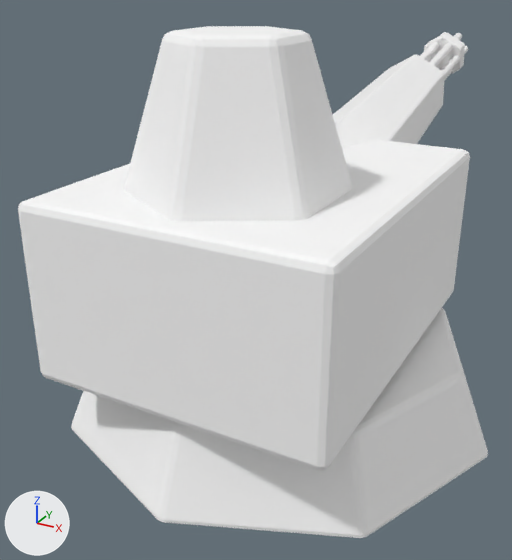
What one commit did to the glTF model models/mod_stealth_ciws.glb.
Before and after are seen from a 50 mm lens placed at (1.21, -2.42, 1.72), pointed at (-0.32, 0.36, 0.33). Arrows for +X, +Y and +Z are at lower left; the lights stay in place. The older version comes first. Where no turn or scale is listed for an object, it has been applied to the vertices.

Objects in the first picture: 'Mod_Stealth_CIWS_Faceted_Shroud', 'Mod_Stealth_CIWS_Pedestal', 'Mod_Stealth_CIWS_Rotary_Barrels', 'Mod_Stealth_CIWS_Stealth_Turret'.
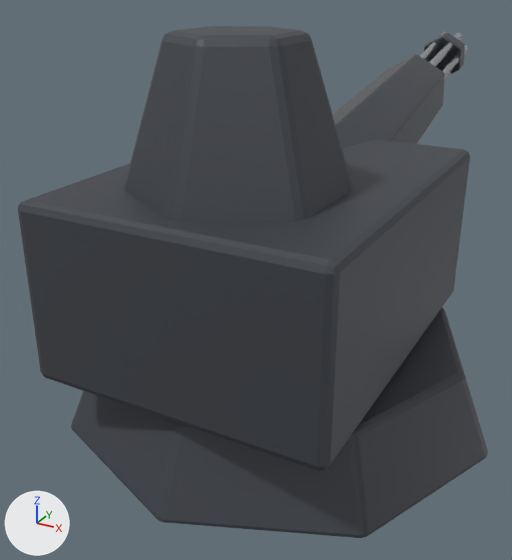
Boxes [x1, y1, x2, y2] around the edits, measured in the pictures (512 x 560 px):
'Mod_Stealth_CIWS_Stealth_Turret', recoloured (white to dark grey)
    both: [18, 26, 470, 471]
'Mod_Stealth_CIWS_Pedestal', recoloured (white to dark grey)
    both: [71, 308, 488, 538]
'Mod_Stealth_CIWS_Faceted_Shroud', recoloured, surface changed (white to dark grey)
    both: [333, 33, 465, 148]
'Mod_Stealth_CIWS_Rotary_Barrels', recoloured, surface changed (white to light grey)
    both: [420, 32, 468, 81]

The change in detail:
Material 'MAT_Gunmetal_Structural' (mat_mat_gunmetal_structural) changes colour from white #ffffff to dark grey #5d6169; in linear values from (1.0, 1.0, 1.0) to (0.11, 0.12, 0.14).
In material 'MAT_Gunmetal_Structural' (mat_mat_gunmetal_structural), roughness goes from 1.0 to 0.33.
Material 'MAT_Titanium_Machined' (mat_mat_titanium_machined) changes colour from white #ffffff to light grey #bfc2c8; in linear values from (1.0, 1.0, 1.0) to (0.52, 0.54, 0.58).
In material 'MAT_Titanium_Machined' (mat_mat_titanium_machined), roughness goes from 1.0 to 0.26.
Material 'MAT_Stealth_RAM_Solid' (mat_mat_stealth_ram_solid) changes colour from white #ffffff to dark grey #484c52; in linear values from (1.0, 1.0, 1.0) to (0.065, 0.072, 0.085).
